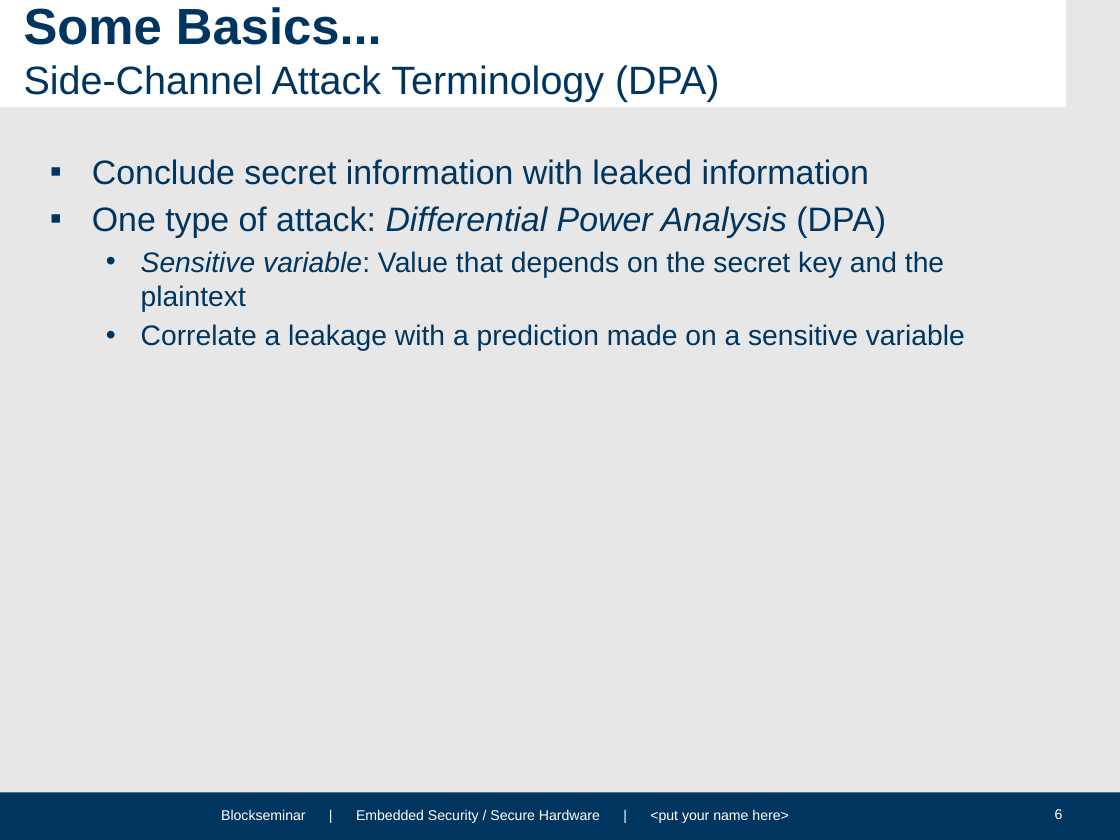
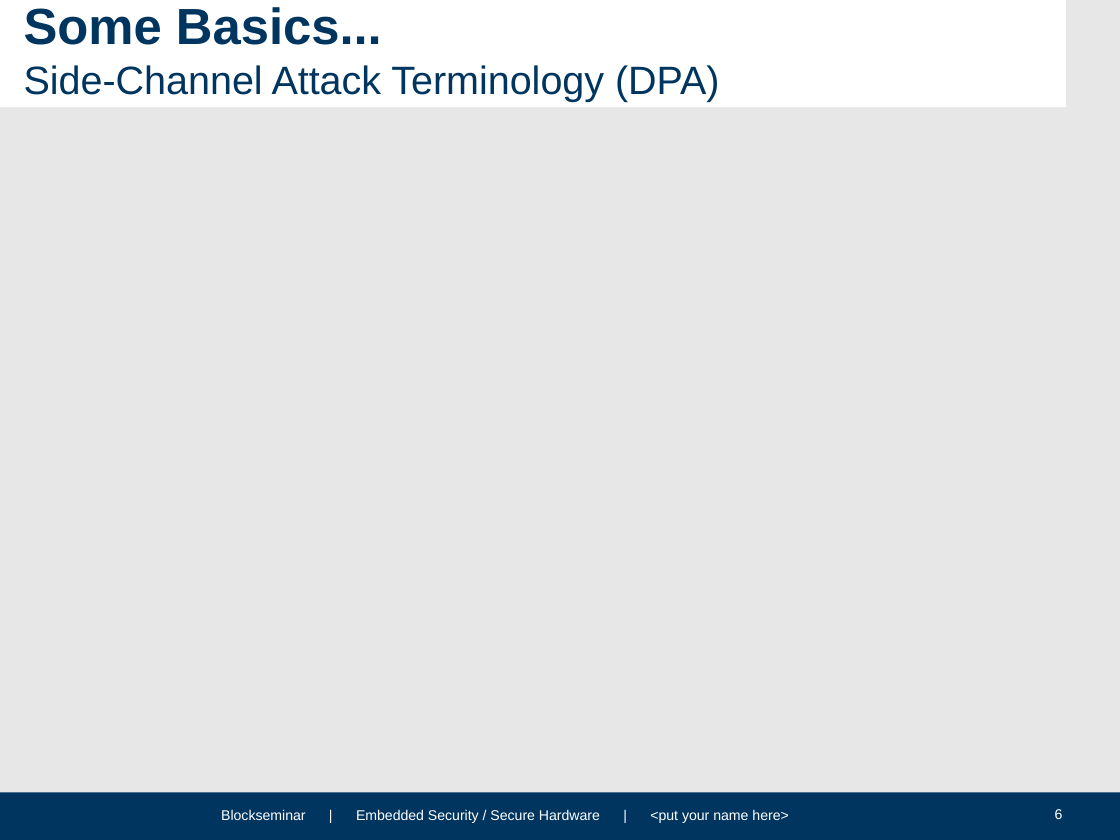
Before and after one commit to HFelixA/emsecseminar, a slide deck: slide 6 of presentation/EMSEC_Blockseminar_Template_Corporate_WS1314.pptx. Drawn at 1120x840 pixels with LibreOffice and Linux fonts; fonts in the diff are those of the drawing; grey boxes stand for pictures; background and template pictures are left out. Boxes give left, top, right and bottom in pixels: in the first picture for what was removed or moved away, otherwise in the second. Text is boxed around its words. In the diff, an @@ line names an element or a change of style, - is before the commit and + after.

```diff
--- a/presentation/EMSEC_Blockseminar_Template_Corporate_WS1314.pptx
+++ b/presentation/EMSEC_Blockseminar_Template_Corporate_WS1314.pptx
@@ text removed at [92,159,965,351] @@
-▪ Conclude secret information with leaked information
-▪ One type of attack: Differential Power Analysis (DPA)
-  • Sensitive variable: Value that depends on the secret key and the plaintext
-  • Correlate a leakage with a prediction made on a sensitive variable
```
Also in this commit, not shown: 2 other slides changed, 7 slides added.
